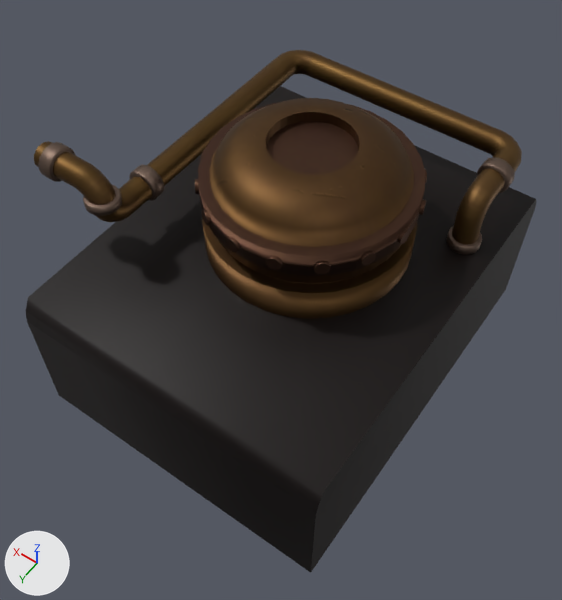
What one commit did to the Blender file Assets/Models/TimeMachineComponents/BronzeBulb_04.blend.
Before and after are seen from a 50 mm lens placed at (0.033, 0.015, 0.318), pointed at (0.132, -0.123, 0.101). Arrows for +X, +Y and +Z are at lower left; the lights stay in place. The first picture is the older version.

In view in the first picture: 'BronzeBulbe', 'processorBox_04'.
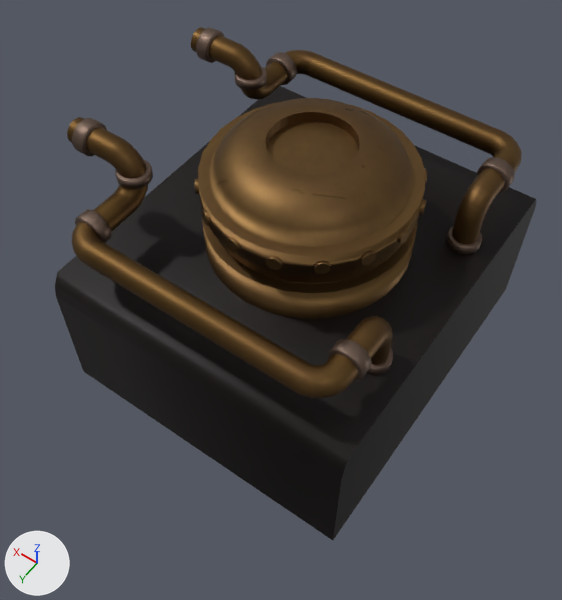
Where the newer file only moved an object's origin or applied its transform, the numbers keep the older frame.

Patch to the scene script:
```diff
--- a/Assets/Models/TimeMachineComponents/BronzeBulb_04.blend.py
+++ b/Assets/Models/TimeMachineComponents/BronzeBulb_04.blend.py
@@ mat_material_016 @@
 mat_material_016 = principled_material('Material.016')
-mat_material_016.texture = img_bronzebatteries_texture_png
+mat_material_016.texture = img_bronzebatteries2_texture_png
 mat_material_016.metallic = 1.0
@@ me_processorbox_04 @@
 # used by ob_processorbox_04; location = (0.0005, -0.0007, 0.0734); rotation_euler = (0.0, 0.0, 0.000198), in degrees (0, 0, 0); scale = (0.347, 0.207, 0.0455)
-me_processorbox_04.from_pydata(...)  # 24 vertices, 19 faces; spans x 0.216..0.55, y -0.999..-0.293, z -0.256..0.988
+me_processorbox_04.from_pydata(...)  # 24 vertices, 19 faces; spans x 0.216..0.55, y -0.999..-0.357, z -0.256..0.988
+# me_processorbox_04 part 16: the whole mesh is scaled about its middle by (1, 0.907, 1), then moved by (0.0, -0.032, 0.0)
 me_processorbox_04.materials.append(mat_material_002)
@@ me_basebatteries_06_008 @@
 # used by ob_bronzebulbe; location = (0.0004, -0.0006, 0.0734); scale = (0.347, 0.207, 0.0455)
-me_basebatteries_06_008.from_pydata(...)  # 1972 vertices, 1549 faces; spans x 0.233..0.586, y -0.987..-0.428, z 0.887..1.915
+me_basebatteries_06_008.from_pydata(...)  # 2944 vertices, 2369 faces; spans x 0.233..0.586, y -0.987..-0.369, z 0.887..1.915
+# me_basebatteries_06_008 part 1: the loose piece of 72 vertices spanning x 0.501..0.535, y -0.562..-0.537, z 1.282..1.535 is moved by (0.0, -0.373, 0.0)
+# me_basebatteries_06_008 part 2: the loose piece of 72 vertices spanning x 0.501..0.535, y -0.562..-0.537, z 1.282..1.535 is copied, and the copy is moved by (0.0, 0.123, 0.0); it spans x 0.501..0.535, y -0.439..-0.414, z 1.282..1.535
+# me_basebatteries_06_008 part 3: the loose piece of 72 vertices spanning x 0.562..0.577, y -0.484..-0.428, z 1.588..1.842 is moved by (0.0, -0.373, 0.0)
+# me_basebatteries_06_008 part 4: the loose piece of 126 vertices spanning x 0.505..0.586, y -0.478..-0.435, z 1.559..1.815 is moved by (0.0, -0.373, 0.0)
+# me_basebatteries_06_008 part 5: the loose piece of 72 vertices spanning x 0.502..0.535, y -0.485..-0.428, z 1.539..1.619 is moved by (0.0, -0.373, 0.0)
+# me_basebatteries_06_008 part 6: the loose piece of 126 vertices spanning x 0.505..0.531, y -0.552..-0.435, z 1.309..1.558 is copied, and the copy is moved by (0.0, -0.373, 0.0); it spans x 0.505..0.531, y -0.925..-0.807, z 1.309..1.558
+# me_basebatteries_06_008 part 7: the loose piece of 72 vertices spanning x 0.501..0.535, y -0.562..-0.537, z 1.282..1.535 is copied, and the copy is moved by (-0.268, 0.098, 0.0); it spans x 0.234..0.267, y -0.463..-0.438, z 1.282..1.535
+# me_basebatteries_06_008 part 8: the loose piece of 144 vertices spanning x 0.238..0.263, y -0.89..-0.793, z 0.887..1.508 is copied, and the copy is turned -180 degrees about the z axis through its middle, then moved by (0.0, 0.341, 0.0); it spans x 0.238..0.263, y -0.549..-0.452, z 0.887..1.508
+# me_basebatteries_06_008 part 9: the loose piece of 72 vertices spanning x 0.233..0.267, y -0.843..-0.787, z 0.955..1.069 is copied, and the copy is turned 180 degrees about the z axis through its middle, then moved by (0.0, 0.288, 0.0); it spans x 0.234..0.267, y -0.555..-0.499, z 0.955..1.069
+# me_basebatteries_06_008 part 10: the loose piece of 72 vertices spanning x 0.562..0.577, y -0.484..-0.428, z 1.588..1.842 is copied, and the copy is moved by (0.0, -0.07, 0.0); it spans x 0.562..0.577, y -0.555..-0.498, z 1.588..1.842
+# me_basebatteries_06_008 part 11: the loose piece of 126 vertices spanning x 0.505..0.586, y -0.478..-0.435, z 1.559..1.815 is copied, and the copy is moved by (0.0, -0.07, 0.0); it spans x 0.505..0.586, y -0.548..-0.506, z 1.559..1.815
+# me_basebatteries_06_008 part 12: the loose piece of 72 vertices spanning x 0.502..0.535, y -0.485..-0.428, z 1.539..1.619 is copied, and the copy is moved by (0.0, -0.07, 0.0); it spans x 0.502..0.535, y -0.555..-0.499, z 1.539..1.619
+# me_basebatteries_06_008 part 13: a new loose piece of 252 vertices spanning x 0.238..0.531, y -0.465..-0.369, z 1.311..1.506, in mat_material_016 (picture img_bronzebatteries2_texture_png)
+# me_basebatteries_06_008 part 14: 20 vertices moved from x 0.505..0.531, y -0.924..-0.552, z 1.311..1.506 to x 0.505..0.531, y -0.925..-0.431, z 1.311..1.506; 158 vertices removed from x 0.505..0.531, y -0.89..-0.435, z 1.309..1.558; 122 vertices added at x 0.505..0.531, y -0.549..-0.431, z 1.309..1.558
+# me_basebatteries_06_008 part 15: 657 faces spanning x 0.273..0.487, y -0.857..-0.497, z 0.963..1.915 switch from mat_material_019 (picture img_bronzebatteries_texture_png) to mat_material_016 (picture img_bronzebatteries2_texture_png)
```

Pixel boxes (x1, y1, x2, y2) of what changed, in the pictures (562 x 600 px; the box of a moved part takes in the faces that stretch with it):
'processorBox_04', moved, rescaled (7% shorter)
    before: (26, 86, 536, 573)
    after: (55, 86, 536, 540)
'BronzeBulbe', surface changed, reshaped (7% narrower, 38% taller)
    before: (34, 50, 522, 319)
    after: (67, 27, 522, 398)
part 1 of me_basebatteries_06_008, moved or reshaped
    before: (129, 165, 164, 201)
    after: (266, 52, 297, 85)
part 2 of me_basebatteries_06_008, added (brown)
    after: (75, 209, 112, 243)
part 3 of me_basebatteries_06_008, moved or reshaped
    before: (38, 142, 75, 182)
    after: (196, 27, 225, 63)
part 4 of me_basebatteries_06_008, moved or reshaped
    before: (34, 141, 116, 205)
    after: (191, 27, 262, 80)
part 5 of me_basebatteries_06_008, moved or reshaped
    before: (83, 185, 122, 216)
    after: (235, 66, 267, 90)
part 6 of me_basebatteries_06_008, added (brown)
    after: (241, 62, 287, 100)
part 7 of me_basebatteries_06_008, added (brown)
    after: (328, 339, 372, 380)
part 8 of me_basebatteries_06_008, added (brown)
    after: (346, 316, 393, 365)
part 9 of me_basebatteries_06_008, added
    after: (366, 347, 393, 375)
part 10 of me_basebatteries_06_008, added (brown)
    after: (72, 118, 107, 157)
part 11 of me_basebatteries_06_008, added (brown)
    after: (67, 117, 147, 178)
part 12 of me_basebatteries_06_008, added (brown)
    after: (115, 159, 153, 189)
part 13 of me_basebatteries_06_008, added (brown)
    after: (72, 222, 358, 398)
part 14 of me_basebatteries_06_008, moved or reshaped
    before: (97, 53, 295, 222)
    after: (94, 53, 289, 232)
part 15 of me_basebatteries_06_008, recoloured
    both: (195, 98, 427, 308)
